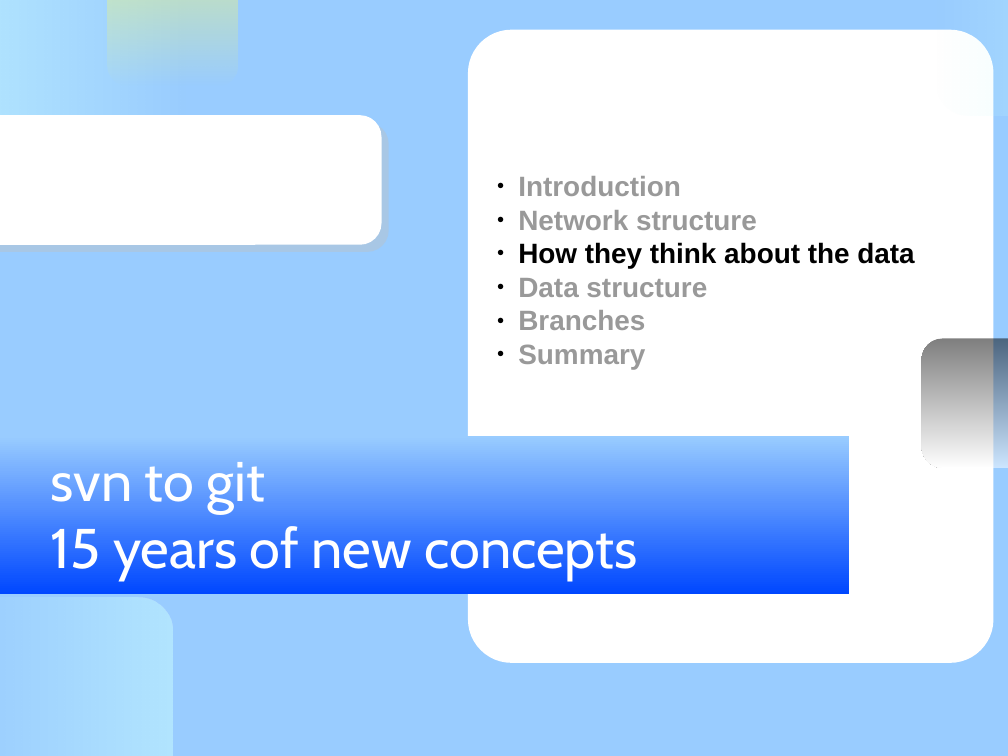
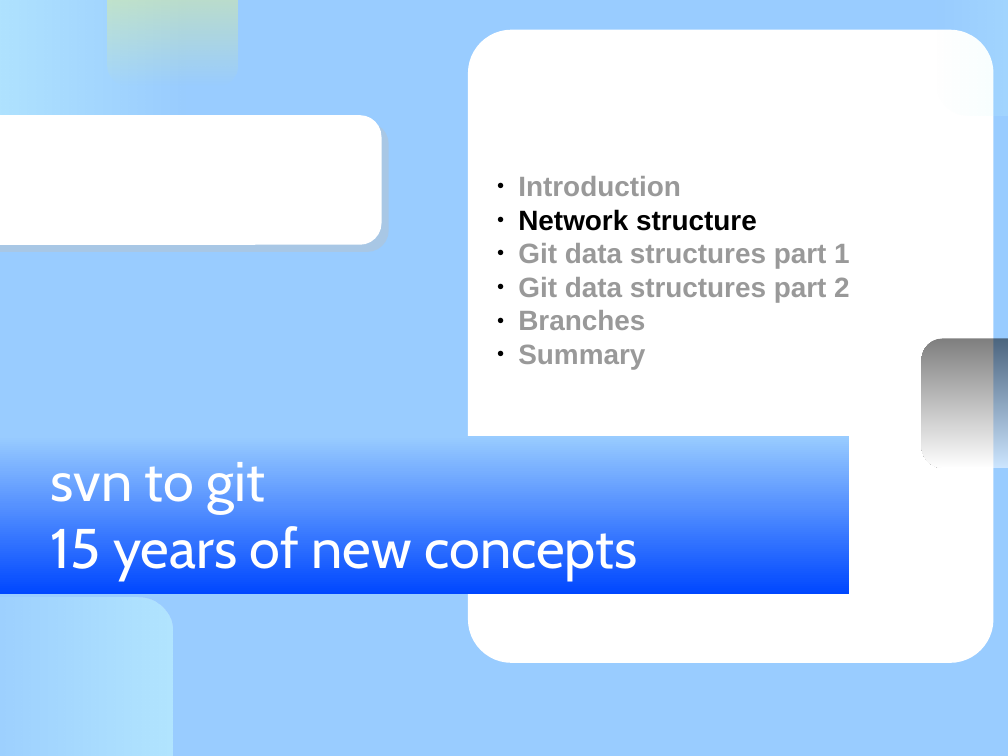
Before and after one commit to KennethNielsen/presentations, a slide deck: slide 10 of git/git.odp (slide 19 before the commit). Drawn at 1008x756 pixels with LibreOffice and Linux fonts; fonts in the diff are those of the drawing; background and template pictures are left out. Boxes give left, top, right and bottom in pixels: in the first picture for what was removed or moved away, otherwise in the second. Text is boxed around its words. In the diff, an @@ line names an element or a change of style, - is before the commit and + after.

Commit message:
More work on git

```diff
--- a/git/git.odp
+++ b/git/git.odp
@@ subtitle at (518, 209, 757, 231): text colour #999999 to #000000 in "Network structure" @@
@@ subtitle at (518, 243, 850, 302): text changed; text colour #000000 to #999999 @@
-● How they think about the data
-● Data structure
+● Git data structures part 1
+● Git data structures part 2
```
Also in this commit, not shown: 2 other slides changed, 17 slides added.
